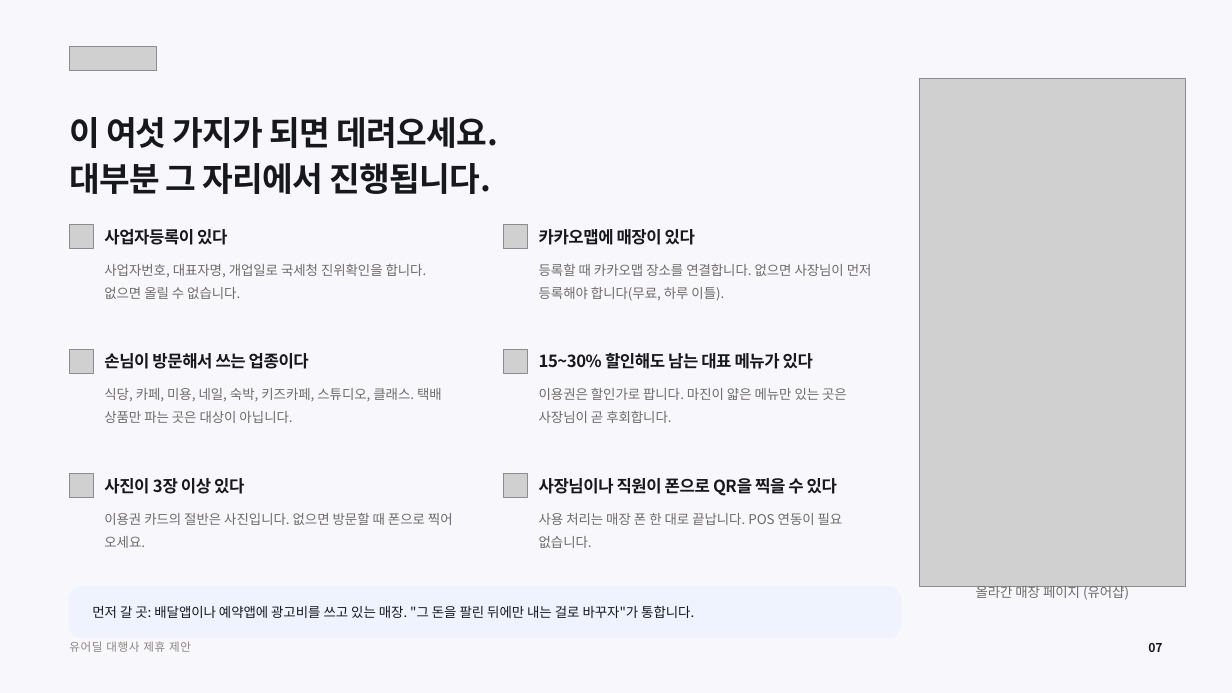
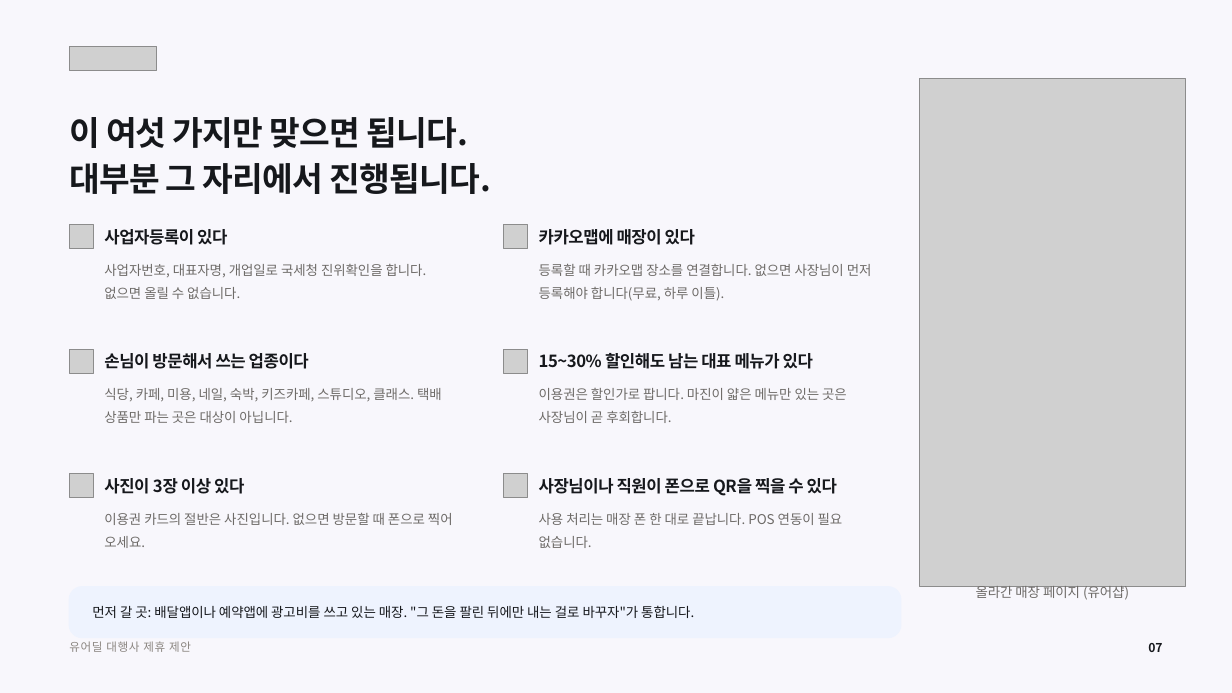
Before and after one commit to tobe2111/ur-live, a slide deck: slide 7 of docs/business/proposals/urdeal-agency-proposal.pptx. Drawn at 1232x693 pixels with LibreOffice and Linux fonts; fonts in the diff are those of the drawing; grey boxes stand for pictures. Boxes give left, top, right and bottom in pixels: in the first picture for what was removed or moved away, otherwise in the second. Text is boxed around its words. In the diff, an @@ line names an element or a change of style, - is before the commit and + after.

```diff
--- a/docs/business/proposals/urdeal-agency-proposal.pptx
+++ b/docs/business/proposals/urdeal-agency-proposal.pptx
@@ text at (69,117,468,148): text changed @@
-이 여섯 가지가 되면 데려오세요.
+이 여섯 가지만 맞으면 됩니다.
```
Also in this commit, not shown: 15 other slides changed, 10 other files.
